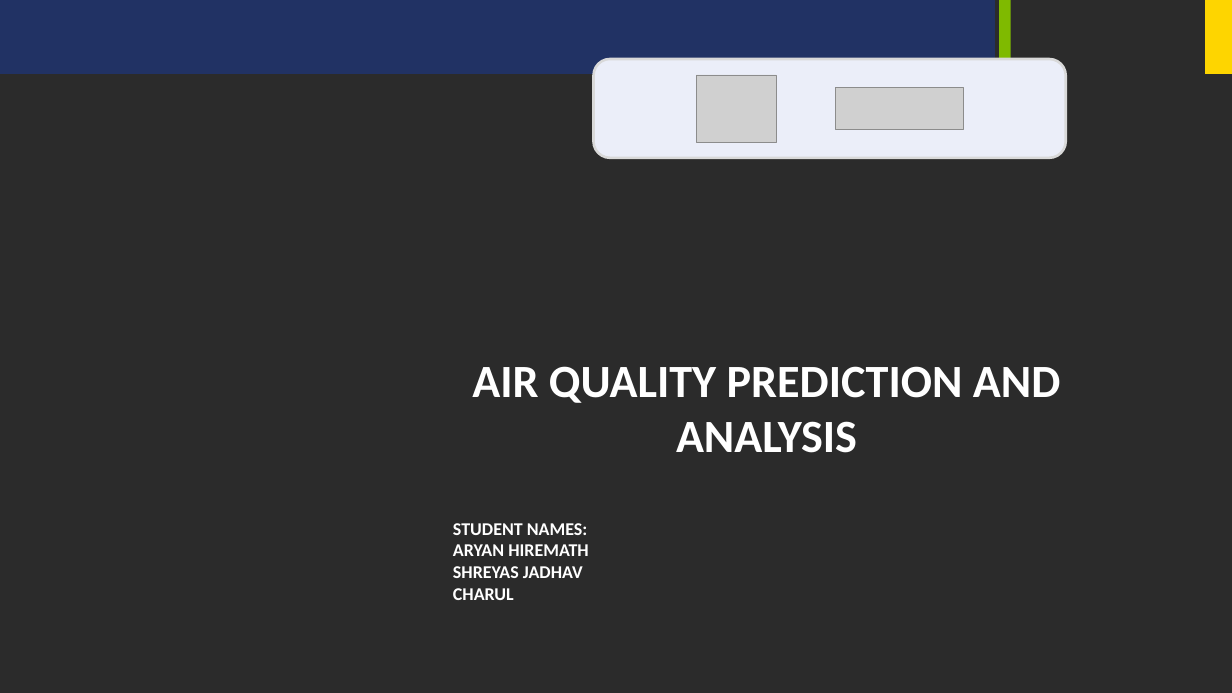
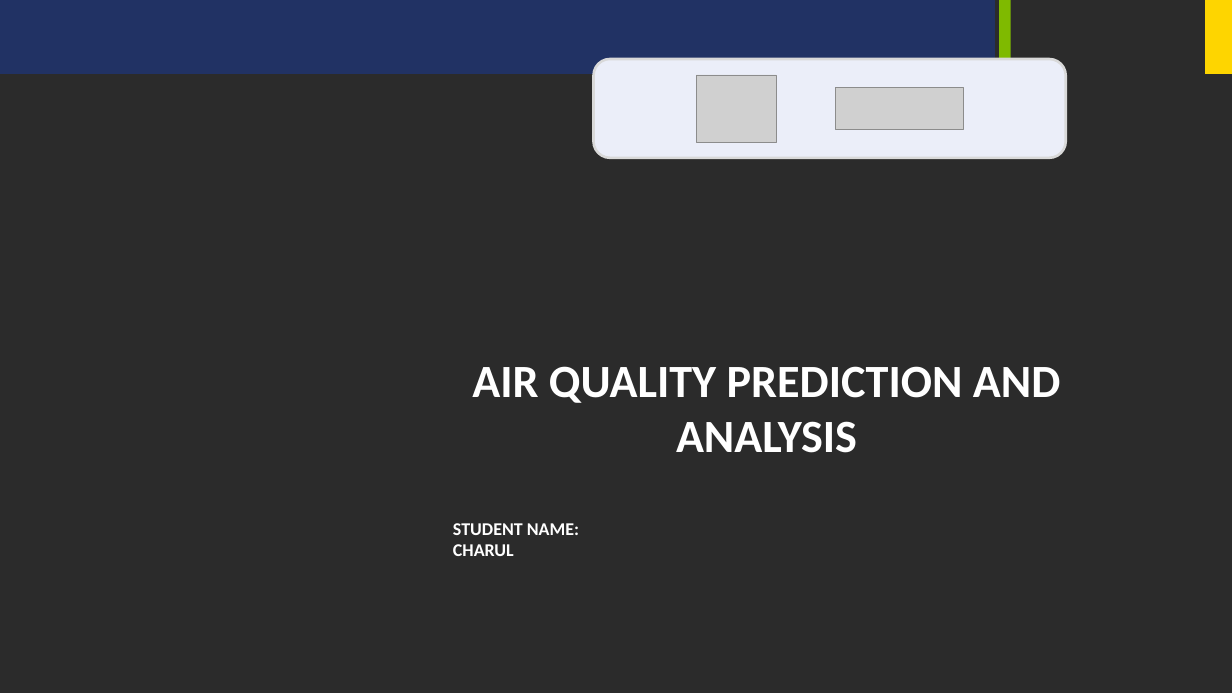
Before and after one commit to charul-333/Air-quality-index-predictor-using-linear-regression, a slide deck: slide 1 of aqi.pptx. Drawn at 1232x693 pixels with LibreOffice and Linux fonts; fonts in the diff are those of the drawing; grey boxes stand for pictures; background and template pictures are left out; a plain dark background stands for a picture behind light text. Boxes give left, top, right and bottom in pixels: in the first picture for what was removed or moved away, otherwise in the second. Text is boxed around its words. In the diff, an @@ line names an element or a change of style, - is before the commit and + after.

```diff
--- a/aqi.pptx
+++ b/aqi.pptx
@@ text at [453,523,579,535]: text changed @@
-STUDENT NAMES:
-ARYAN HIREMATH
-SHREYAS JADHAV
+STUDENT NAME:
```
Also in this commit, not shown: 1 other slide changed.
